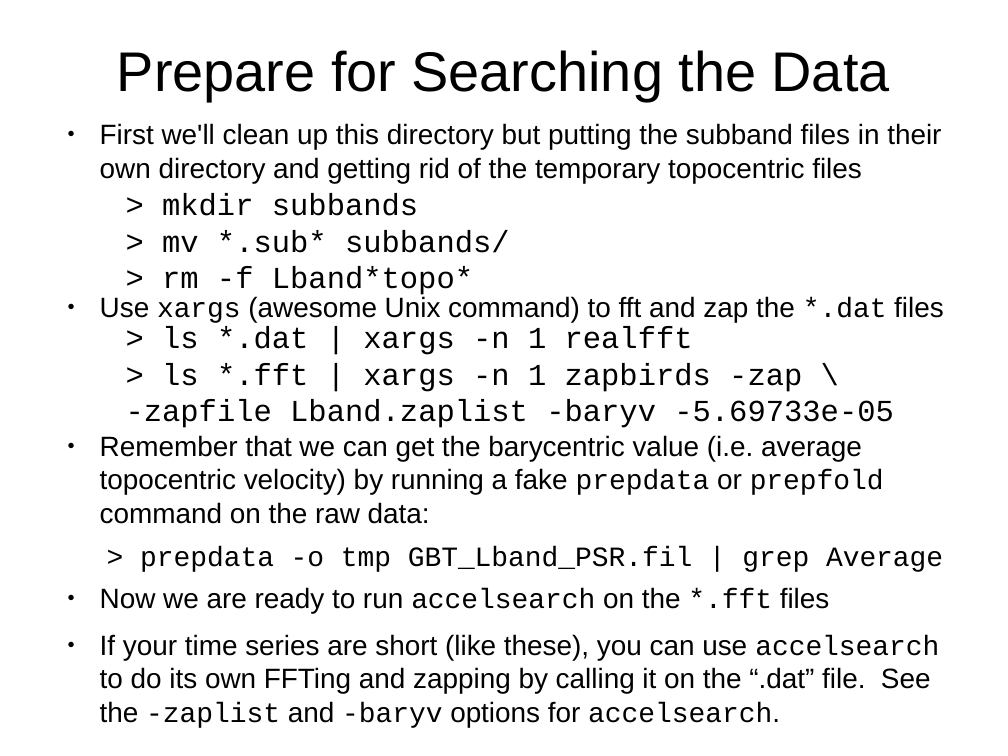
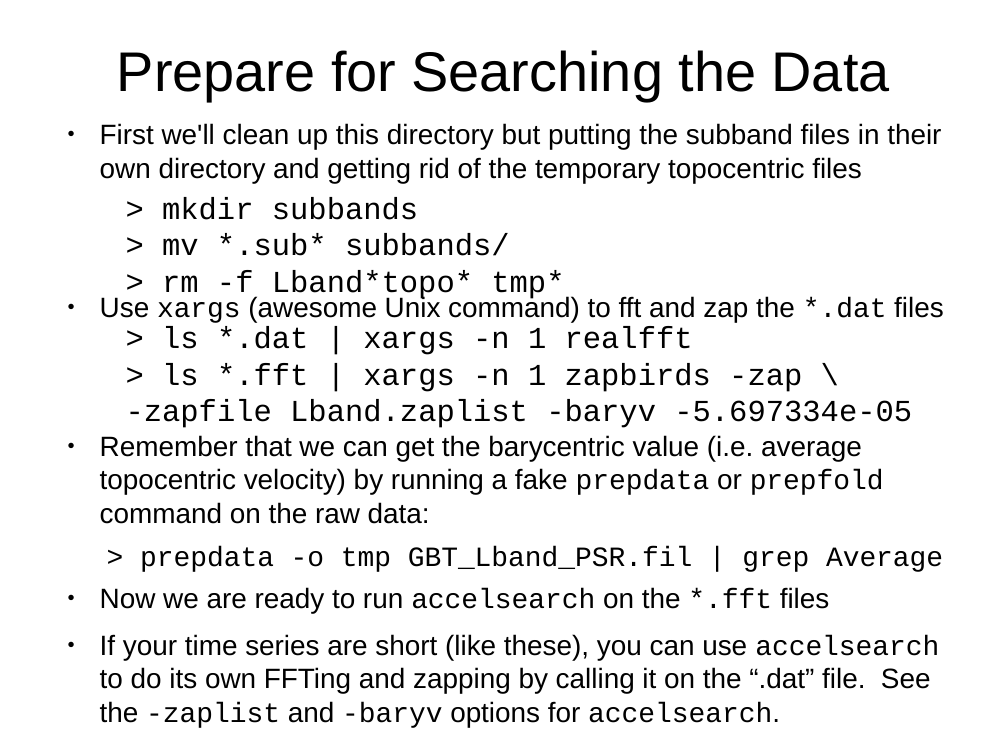
Before and after one commit to scottransom/presto, a slide deck: slide 20 of docs/PRESTO_search_tutorial.odp. Drawn at 1008x756 pixels with LibreOffice and Linux fonts; fonts in the diff are those of the drawing. Boxes give left, top, right and bottom in pixels: in the first picture for what was removed or moved away, otherwise in the second. Text is boxed around its words. In the diff, an @@ line names an element or a change of style, - is before the commit and + after.

```diff
--- a/docs/PRESTO_search_tutorial.odp
+++ b/docs/PRESTO_search_tutorial.odp
@@ text at [162,270,564,301]: text changed @@
-> rm -f Lband*topo*
+> rm -f Lband*topo* tmp*
@@ text at [126,363,912,428]: text changed @@
-> ls *.fft | xargs -n 1 zapbirds -zap \ -zapfile Lband.zaplist -baryv -5.69733e-05
+> ls *.fft | xargs -n 1 zapbirds -zap \ -zapfile Lband.zaplist -baryv -5.697334e-05
```
Also in this commit, not shown: 7 other slides changed, 1 other file.
